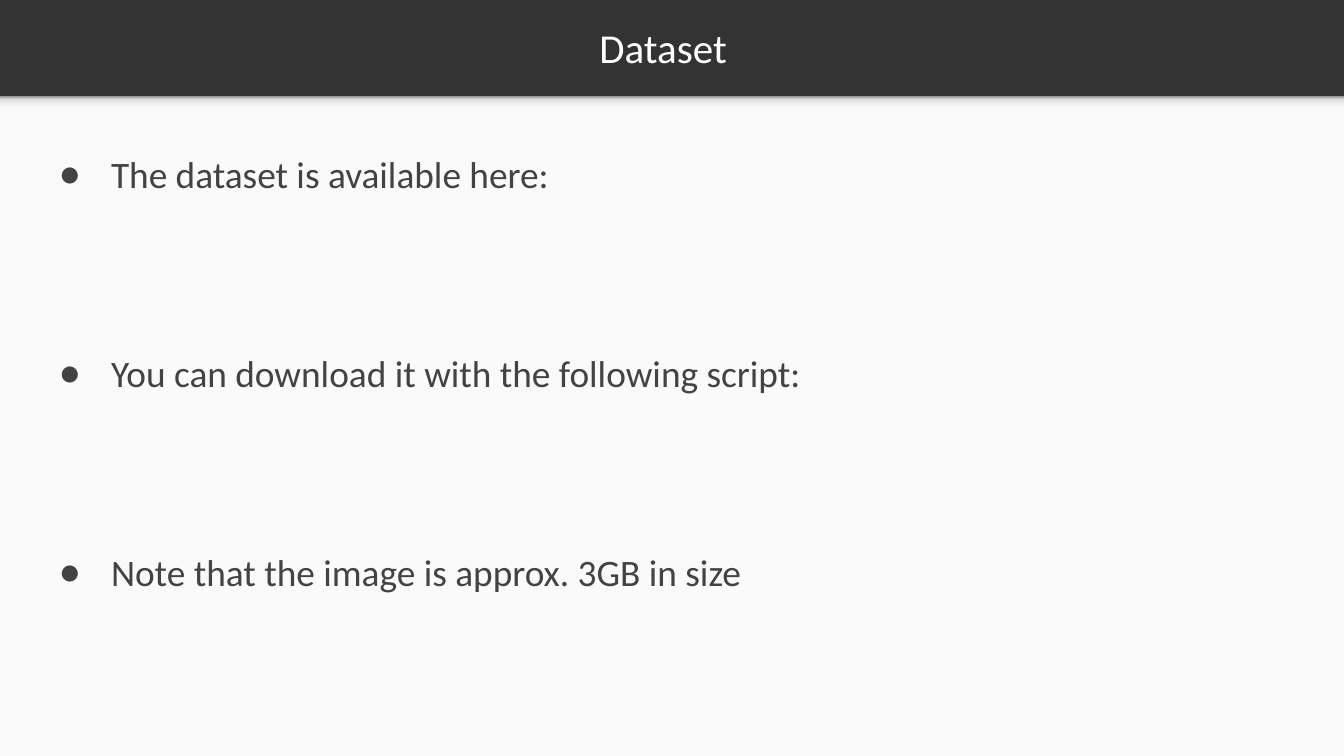
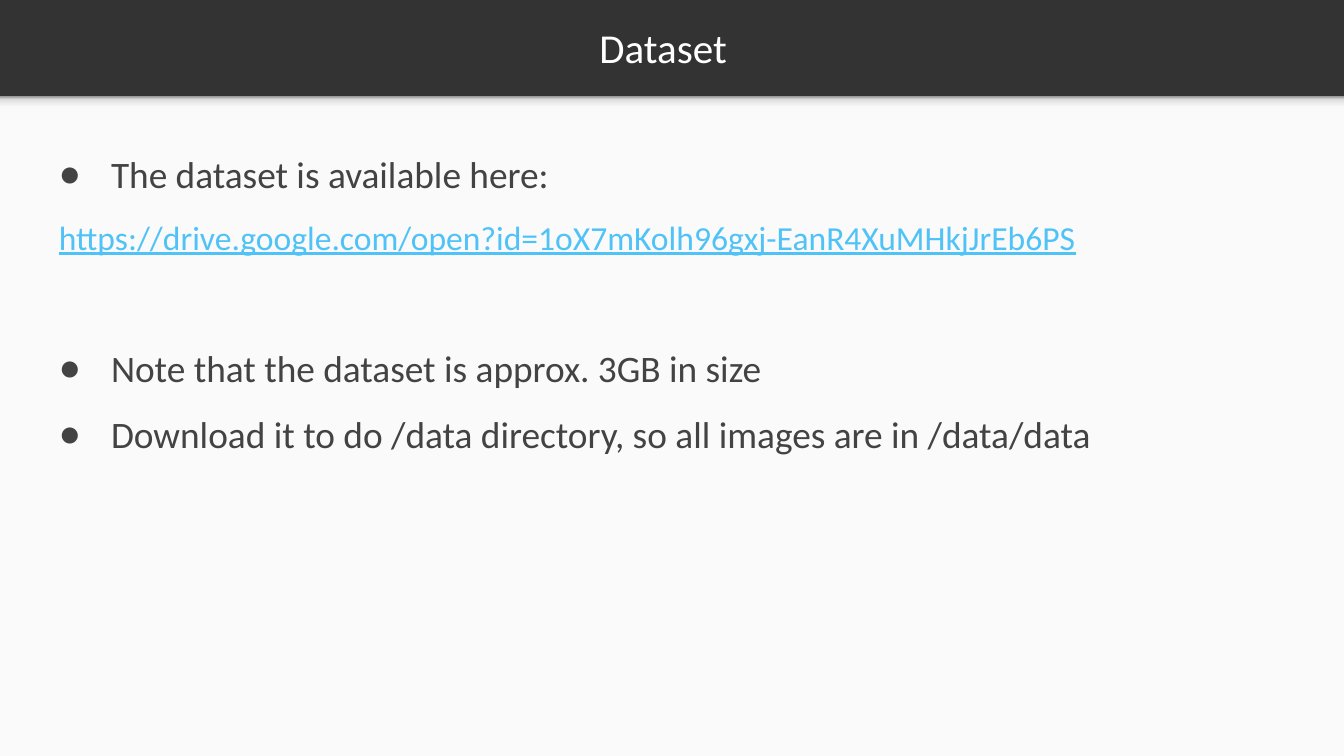
Before and after one commit to markstrefford/1.-Learning-Python-AI-by-Example, a slide deck: slide 4 of 4. Predicting the steering angle of a car/Slides/4.2.pptx. Drawn at 1344x756 pixels with LibreOffice and Linux fonts; fonts in the diff are those of the drawing. Boxes give left, top, right and bottom in pixels: in the first picture for what was removed or moved away, otherwise in the second. Text is boxed around its words. In the diff, an @@ line names an element or a change of style, - is before the commit and + after.

Commit message:
Slide updates

```diff
--- a/4. Predicting the steering angle of a car/Slides/4.2.pptx
+++ b/4. Predicting the steering angle of a car/Slides/4.2.pptx
@@ text at (x1=59, y1=226, x2=1091, y2=455): text changed @@
-● You can download it with the following script:
-● Note that the image is approx. 3GB in size
+https://drive.google.com/open?id=1oX7mKolh96gxj-EanR4XuMHkjJrEb6PS
+● Note that the dataset is approx. 3GB in size
+● Download it to do /data directory, so all images are in /data/data
```
Also in this commit, not shown: 3 other files.
